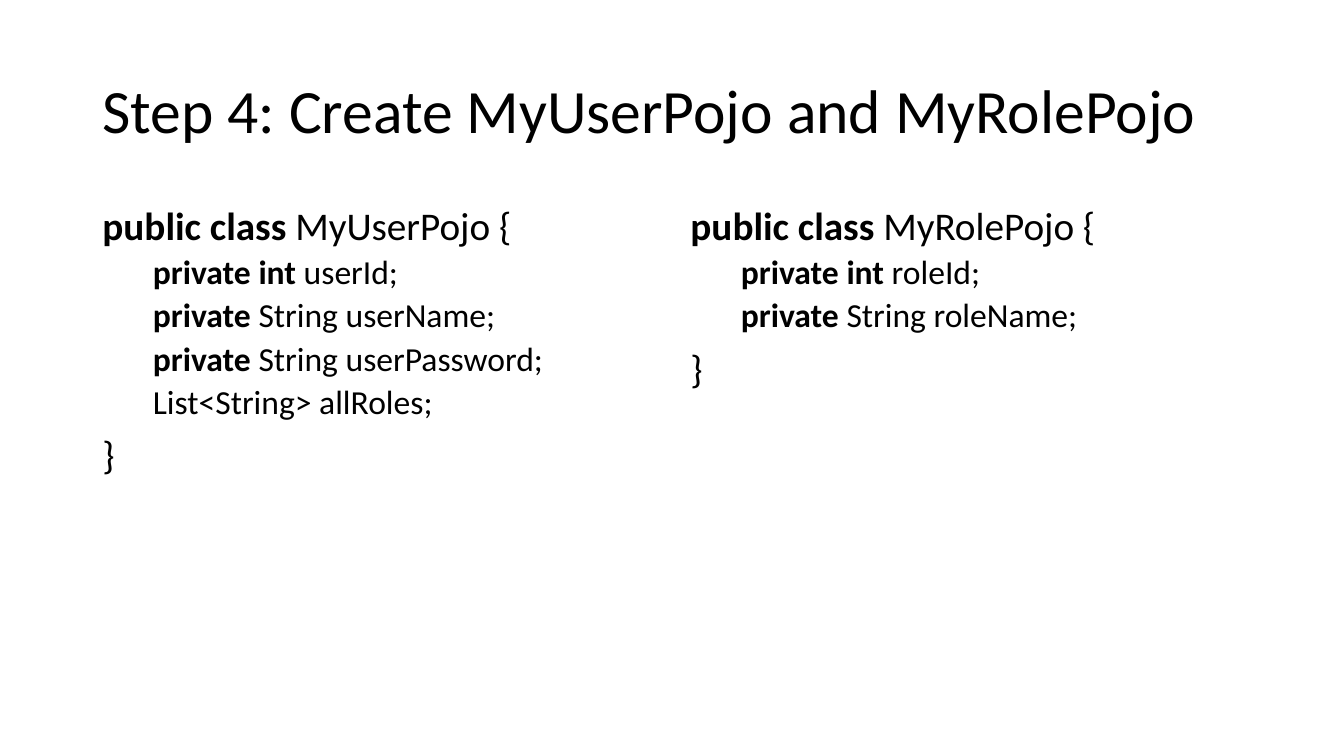
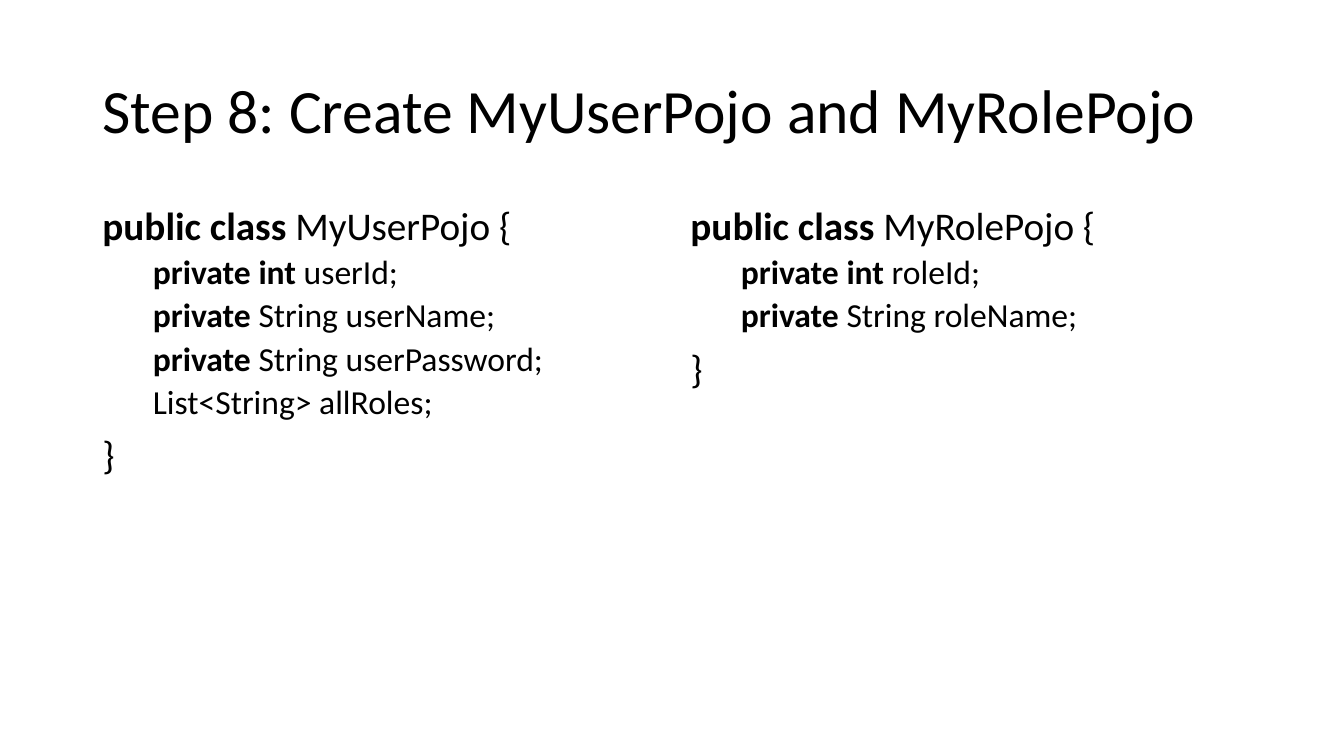
Before and after one commit to august-2026-training/PPTs, a slide deck: slide 10 of 3. Spring_Security_7_Securing_Rest_Endpoints.pptx (slide 5 before the commit). Drawn at 1344x756 pixels with LibreOffice and Linux fonts; fonts in the diff are those of the drawing. Boxes give left, top, right and bottom in pixels: in the first picture for what was removed or moved away, otherwise in the second. Text is boxed around its words. In the diff, an @@ line names an element or a change of style, - is before the commit and + after.

```diff
--- a/3. Spring_Security_7_Securing_Rest_Endpoints.pptx
+++ b/3. Spring_Security_7_Securing_Rest_Endpoints.pptx
@@ title at [102,90,1195,144]: text changed @@
-Step 4: Create MyUserPojo and MyRolePojo
+Step 8: Create MyUserPojo and MyRolePojo
```
Also in this commit, not shown: 8 other slides changed, 5 slides added.
